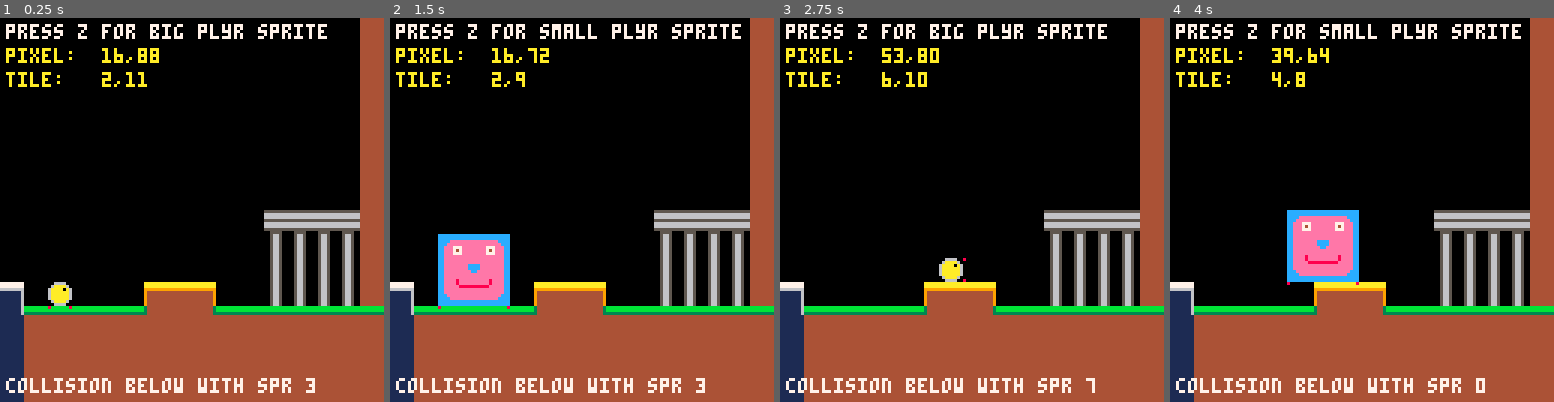
Above: before the commit, frames 1-4 (left to right).
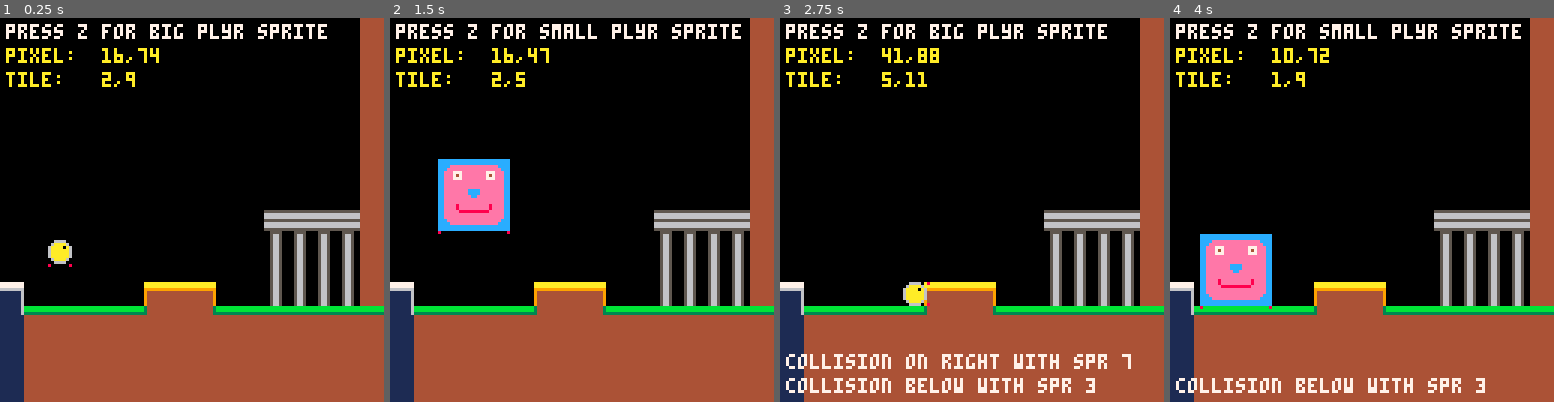
Above: after the commit, the same moments.

Repository: matthewdimatteo/helloworld
Game: PICO-8 cartridge sidescroller01_map_collision.p8
Same seed, same stepped clock (60 frames per second), same inputs: the game is played once before the commit and once after it.
Inputs:
- Up to frame 1 (0.25 s): no input
- Up to frame 2 (1.5 s): tap X (X key) at 0.33, 1.07 s; tap O (Z key) at 0.7 s
- Up to frame 3 (2.75 s): hold Right 1.6-2.1 s; tap O (Z key) at 1.7, 2.1, 2.5 s; tap X (X key) at 1.85 s; hold Up 2.15-2.42 s; hold Right from 2.47 s (still down)
- Up to frame 4 (4 s): tap O (Z key) at 2.9, 3.3, 3.7 s; tap X (X key) at 2.97 s; release Right at 3.03 s; hold Left 3.08-3.58 s; hold Down 3.63-3.97 s

The runs differ from the first frame. In frame 1, 2.1% of the frame differs, in the area x 1-83%, y 7-98%; in frame 2, 8.4%; in frame 3, 2.2%; in frame 4, 7.3%.

Commit message:
Add files via upload

Diff:
--- a/sidescroller01_map_collision.p8
+++ b/sidescroller01_map_collision.p8
@@ -5,19 +5,27 @@
 -- example 01: map collision
 -- by matthew dimatteo
 
+-- tab 0: game loop
+-- tab 1: plyr functions
+-- tab 2: map collision function
+-- tab 3: swap sprite function
+
 -- runs once at start
 function _init()
 
 	-- global variables and objects
 	solid=0 -- map tile flag
-	big=false -- 8x8px sprite if false; 24x24px sprite if true
-	make_player() -- object initialization
+
+	-- 8x8px sprite if false
+	-- 24x24px sprite if true
+	big=false
+	make_plyr()
 
 	-- physics forces
-	gravity=0.3
-	friction=0.85
-
-	-- test-hitbox coordinates
+	grav=0.3
+	fric=0.85
+
+	-- coordinates to draw hitbox
 	hx1=0
 	hy1=0
 	hx2=0
@@ -29,18 +37,21 @@
 
 -- runs 30x per second
 function _update()
-	swap_sprite()
-	move_player()
-	set_hitbox() -- set hitbox x,y coordinates
+	move_plyr() -- tab 1
+	set_hitbox() -- tab 2
+	swap_sprite() -- tab 3
 end -- end _update()
 
 -- runs 30x per second
 function _draw()
- 	cls() -- clear screen
+	cls() -- clear screen
 	map() -- draw the map
-	spr(player.sp,player.x,player.y,player.sw,player.sh,player.flip) -- draw player
-
-	-- instructions: z to swap player sprite
+
+	-- draw player
+	spr(plyr.n,plyr.x,plyr.y,
+	plyr.sw,plyr.sh,plyr.flip)
+
+	-- instructions: z to swap spr
 	if big==false then
 		print("press z for big plyr sprite",2,2,7)
 	elseif big==true then
@@ -48,10 +59,10 @@
 	end
 
 	-- print player pixel and tile position
-	print("pixel:  "..flr(player.x)..","..flr(player.y),2,10,10)
-	if player.tile_x
-	and player.tile_y then
-		print("tile:   "..player.tile_x..","..player.tile_y,2,18,10)
+	print("pixel:  "..flr(plyr.x)..","..flr(plyr.y),2,10,10)
+	if plyr.tile_x
+	and plyr.tile_y then
+		print("tile:   "..plyr.tile_x..","..plyr.tile_y,2,18,10)
 	end -- end if
 
 	-- draw collision hitboxes
@@ -59,155 +70,239 @@
 	rect(hx2,hy2,hx2,hy2,8)
 
 	-- print left collision info
-	if map_collision(player,"left",solid) then
+	if mcollide(plyr,"left",solid) then
 		print("collision on left with spr "..hsp2,2,112,7)
-	end -- end if map_collision
+	end -- end if mcollide
 
 	-- print right collision info
-	if map_collision(player,"right",solid) then
+	if mcollide(plyr,"right",solid) then
 		print("collision on right with spr "..hsp2,2,112,7)
-	end -- end if map_collision
+	end -- end if mcollide
 
 	-- print down collision info
-	if map_collision(player,"down",solid)
+	if mcollide(plyr,"down",solid)
  	and not btn(2)
  	then
 		print("collision below with spr "..hsp1,2,120,7)
 	end -- end if map collision
 
 	-- print up collision info
-	if map_collision(player,"up",solid)
-	and (player.dy < 0 or btn(2))
+	if mcollide(plyr,"up",solid)
+	and (plyr.dy < 0 or btn(2))
 	then
 		print("collision above with spr "..hsp1,2,120,7)
 	end -- end if map collision
 
 end -- end _draw()
 -->8
-
--- player
-function make_player()
-	player={} -- create new player table
-
+-- player functions
+
+-- make player
+function make_plyr()
+
+	-- create new player table
+	plyr={}
+
+	-- big sprite (24x24 pixels)
 	if big then
-		player.x=16 -- player x position in pixels
-		player.y=64 -- player y position in pixels
-		player.sp=64 -- player sprite number
-		player.w=24 -- width of sprite artwork in pixels
-		player.h=24 -- height of sprite artwork in pixels
-		player.sw=3 -- number of sprite tiles to draw horizontally
-		player.sh=3 -- number of sprite tiles to draw vertically
+
+		plyr.n=64 -- sprite number
+		plyr.w=24 -- width in pixels
+		plyr.h=24 -- height in pixels
+
+	-- small sprite (8x8 pixels)
 	else
-		player.x=16 -- player x position in pixels
-		player.y=88 -- player y position in pixels
-		player.sp=1 -- player sprite number
-		player.w=8 -- width of sprite artwork in pixels
-		player.h=8 -- height of sprite artwork in pixels
-		player.sw=1 -- number of sprite tiles to draw horizontally
-		player.sh=1 -- number of sprite tiles to draw vertically
+		plyr.n=1 -- sprite number
+		plyr.w=8 -- width in pixels
+		plyr.h=8 -- height in pixels
 	end -- end if big
 
-	player.flip=false
-	player.dx=0
-	player.dy=0
-	player.max_dx=2
-	player.max_dy=3
-	player.x_acc=0.5
-	player.y_acc=4
-	player.landed=false
-end -- end make_player()
+ 	-- pixel position
+	plyr.x=16
+	plyr.y=64
+
+	-- width/height for sprite
+	-- function requires a tile
+	-- value (8 pixels per tile)
+	plyr.sw=plyr.w/8
+	plyr.sh=plyr.h/8
+
+	-- whether to flip the sprite
+	-- horizontally
+	plyr.flip=false
+
+	-- change in x,y
+	plyr.dx=0
+	plyr.dy=0
+
+	-- speed in x,y directions
+	plyr.xspd=0.5
+	plyr.yspd=4
+
+	-- whether the player has
+	-- landed (this will be set
+	-- to true when there is
+	-- collision with a map tile
+	-- below the player)
+	plyr.landed=false
+
+end -- end make_plyr()
 
 -- move player
-function move_player()
- 	player.dy+=gravity  -- increase y speed by gravity
-	player.dx*=friction -- if friction <1, multiplication reduces change in x
-
-	-- hold left
-	if btn(0) then
-		player.dx-=player.x_acc
-		player.flip=true
-	end -- end if btn(0)
-
-	-- hold right
-	if btn(1) then
-		player.dx+=player.x_acc
-		player.flip=false
-	end -- end if btn(1)
+function move_plyr()
+
+	-- dx and dy are used to
+	-- calculate how much the
+	-- player will move each frame
+
+	-- multiplying dx by a friction
+	-- value less than 1 slows it
+	plyr.dx*=fric
+
+	-- inc change in y by gravity
+	-- to make player fall
+	plyr.dy+=grav
+
+	-- the player's x and y values
+	-- must be incremented by dx
+	-- and dy, respectively, at
+	-- the end of this function
+	-- in order to move
+
+	-- hold left arrow
+	if btn(⬅️) then
+
+		-- substract from change in x
+		-- to move left
+		plyr.dx-=plyr.xspd
+
+		-- flip player sprite since
+		-- it faces right by default
+		plyr.flip=true
+
+	end -- end if btn(⬅️)
+
+	-- hold right arrow
+	if btn(➡️) then
+
+		-- add to change in x to
+		-- move right
+		plyr.dx+=plyr.xspd
+
+		-- unflip the sprite in case
+		-- the player had been
+		-- moving left
+		plyr.flip=false
+
+	end -- end if btn(➡️)
 
 	-- press up or x to jump
-	--  requiring player.landed means player must be on ground to jump, not in air
-	if (btnp(2) or btnp(5)) and player.landed then
-		player.dy-=player.y_acc
-		player.landed=false
-	end -- end if btn(2/5)
-
-	-- determine tile coordinates for player position (tiles are 8x8 pixels)
-	player.tile_x=flr(player.x/8)
-	player.tile_y=flr(player.y/8)
+	-- (btnp does not require key
+	-- to be held down)
+	if (btnp(⬆️) or btnp(❎))
+
+	--	w/o the second condition,
+	-- the player would be able
+	-- to jump indefinitely
+ 	and plyr.landed then
+
+		-- subtract from change in y
+		-- to move up on the screen
+		plyr.dy-=plyr.yspd
+
+		-- set boolean to false to
+		-- prevent double jump
+		plyr.landed=false
+
+	end -- end if btnp(⬆️/❎)
+
+	-- determine tile coordinates
+	-- for player position
+	-- (tiles are 8x8 pixels)
+	plyr.tile_x=flr(plyr.x/8)
+	plyr.tile_y=flr(plyr.y/8)
 
 	-- collide with wall on left
-	if map_collision(player,"left",solid)
-	and not btn(1)
+	if mcollide(plyr,"left",solid)
+
+	-- allows movement to right
+	and not btn(➡️)
+
 	then
-		player.dx=0
-	end -- end if map_collision
+		plyr.dx=0 -- stop moving l/r
+	end -- end if mcollide
 
  	-- collide with wall on right
-	if map_collision(player,"right",solid)
-	and not btn(0)
+	if mcollide(plyr,"right",solid)
+
+	-- allows movement to left
+	and not btn(⬅️)
+
 	then
-		player.dx=0
-	end -- end if map_collision
-
-	-- handle falling (if dy is positive, the player is moving lower)
-	if player.dy>0 then
-  		player.landed=false
+		plyr.dx=0 -- stop moving l/r
+	end -- end if mcollide
+
+	-- if dy is positive, the
+	-- player is moving down
+	-- (falling), so they have
+	-- not landed yet
+	if plyr.dy>0 then
+		plyr.landed=false
 	end -- end if dy>0
 
 	-- stop falling when touching
 	-- a solid tile below player
-	if map_collision(player,"down",solid)
-	and player.dy > 0
+	if mcollide(plyr,"down",solid)
+	and plyr.dy > 0
 	then
-		player.landed=true
-		player.dy=0 -- stop falling
-
-		-- because of dy momentum, the player can fall a few px into the floor
-		-- this calculates how many px and re-adjusts y
-		-- credit to nerdyteachers.com for this line of code
-		player.y-=((player.y+player.h+1)%8)-1
-
-	end -- end if map_collision down
-
-	-- stop moving up when collision with solid tile above player
-	if map_collision(player,"up",solid)
-	and player.dy < 0
+		plyr.landed=true
+		plyr.dy=0 -- stop falling
+
+		-- because of vertical speed,
+		-- the player can fall a few
+		-- px into the floor. this
+		-- calculates how many px and
+		-- re-adjusts y (credit to
+		-- nerdyteachers.com for this
+		-- formula)
+		plyr.y-=
+		((plyr.y+plyr.h+1)%8)-1
+
+	end -- end if mcollide down
+
+	-- stop moving up when there's
+	-- collision with solid tile
+	-- above the player
+	if mcollide(plyr,"up",solid)
+	and plyr.dy < 0
 	then
-		player.landed=false
-		player.dy=0 -- stop jumping
- 	end -- end if map_collision up
-
-	-- update x and y positions by the change calculated
-	player.x+=player.dx
-	player.y+=player.dy
-
- 	-- constrain player to edges of screen
-	if player.x<0 then
-		player.x=0
+		plyr.landed=false
+		plyr.dy=0 -- stop jumping
+	end -- end if mcollide up
+
+	-- update x and y positions by
+	-- the change calculated
+	plyr.x+=plyr.dx
+	plyr.y+=plyr.dy
+
+	-- keep player on screen
+	if plyr.x<0 then
+		plyr.x=0
 	end -- end if x<0
-
-	if player.x>120 then
-	 	player.x = 120
-	end -- end if x>120
 
 end -- end move_player()
 -->8
-
--- map collision
-function map_collision(obj,dir,flag)
-
-	-- this function checks two points on the tile adjacent to the player: hx1,hy1 and hx2,hy2
-	-- we can then use these coordinates to look up the adjacent tile's sprite number and whether it has a flag
+-- map collision function
+function mcollide(obj,dir,flag)
+
+	-- this function checks two
+	-- points on the tile adjacent
+	-- to the  player: hx1,hy1 and
+	-- hx2,hy2	-- we can then use
+	-- these coordinates to look up
+	-- the adjacent tile's sprite
+	-- number and whether it has
+	-- a flag turned on
 
 	-- position of tile to left
 	if dir=="left" then
@@ -242,11 +337,15 @@
 		hy2=hy1
 	end -- end if/elseif
 
-	-- get sprite number of adjacent tile (divide by 8 to convert from pixel coordinate to tile coordinate)
+	-- get sprite number of
+	-- adjacent tile (divide by 8
+	-- to convert from pixel
+	-- coordinate to tile coordinate)
 	hsp1=mget(flr(hx1/8),flr(hy1/8))
 	hsp2=mget(flr(hx2/8),flr(hy2/8))
 
-	-- check flag on sprite for adjacent tile
+	-- check flag on sprite for
+	-- adjacent tile
 	local has_flag1=fget(hsp1,flag)
 	local has_flag2=fget(hsp2,flag)
 
@@ -256,86 +355,107 @@
 		return false
 	end -- end if/else
 
-end -- end map_collision()
--- use this function inside move_player()
--- for example: if map_collision(player,"down",0) checks for flag 0 below player
-
--- this function draws two dots on the tile adjacent to the player, depending on which direction they are moving
+end -- end mcollide()
+
+-- use this function in
+-- move_plyr() -- for example:
+-- if mcollide(plyr,"down",0)
+-- checks for flag 0 below the
+-- player
+
+-- this function draws two dots
+-- on the tile adjacent to the
+-- player, depending on which
+-- direction they are moving
 function set_hitbox()
 
 	-- position of tile to left
-	if btn(0) then
-		hx1=player.x-1
-		hy1=player.y
+	if btn(⬅️) then
+		hx1=plyr.x-1
+		hy1=plyr.y
 
 		hx2=hx1
-		hy2=player.y+player.h-1
+		hy2=plyr.y+plyr.h-1
 
 	-- position of tile to right
-	elseif btn(1) then
-		hx1=player.x+player.w
-		hy1=player.y
+	elseif btn(➡️) then
+		hx1=plyr.x+plyr.w
+		hy1=plyr.y
 
 		hx2=hx1
-		hy2=player.y+player.h-1
+		hy2=plyr.y+plyr.h-1
 
 	-- position of tile above
-	elseif btn(2) or btn(5) then
-		hx1=player.x
-		hy1=player.y-1
-
-		hx2=player.x+player.w-1
+	elseif btn(⬆️) or btn(❎) then
+		hx1=plyr.x
+		hy1=plyr.y-1
+
+		hx2=plyr.x+plyr.w-1
 		hy2=hy1
 
 	-- position of tile below
 	else
-		hx1=player.x
-		hy1=player.y+player.h
-
-		hx2=player.x+player.w-1
+		hx1=plyr.x
+		hy1=plyr.y+plyr.h
+
+		hx2=plyr.x+plyr.w-1
 		hy2=hy1
 	end -- end if/elseif
 
-	-- get sprite number of adjacent tile (divide by 8 to convert from pixel coordinate to tile coordinate)
+	-- get sprite number of
+	-- adjacent tile (divide by 8
+	-- to convert from pixel
+	-- coordinate to tile coordinate)
 	hsp1=mget(flr(hx1/8),flr(hy1/8))
 	hsp2=mget(flr(hx2/8),flr(hy2/8))
 
 end -- end set_hitbox()
 -->8
-
--- press z to swap sprite
+-- swap sprite function
 function swap_sprite()
-	if btnp(4) then
-
-	 -- store player location
-	temp_x=player.x
-	temp_y=player.y
+
+	-- map and sprite widths
+	map_end = 120
+	sm_spr = 8
+	lg_spr = 24
+
+	-- size difference
+	diff = lg_spr-sm_spr
+
+	-- press z/c to swap sprite
+	if btnp(🅾️) then
+
+		-- store player location
+		temp_x=plyr.x
+		temp_y=plyr.y
 
 		-- big to small
-	 if big==true then
-		big = false
-	  	temp_y+=16 -- adjust y pos
-
-	 -- small to big
-	 elseif big==false then
-	  	big=true
-	  	temp_y-=16 -- adjust y pos
-
-	  	-- right edge correction
-	  	if player.x>=96 then
-	   		temp_x-=(24+player.x-120)
-	  	end -- end if x>96
-
-	 end -- end if big t/f
-
-	 -- re-make player to apply
-	 make_player()
-
-	 -- adjust player position
-	 player.x=temp_x
-	 player.y=temp_y
-
-	end -- end if btnp(4)
+		if big==true then
+			big = false
+			temp_y+=diff -- adjust y pos
+
+		-- small to big
+		elseif big==false then
+			big=true
+			temp_y-=diff -- adjust y pos
+
+			-- right edge correction
+			if plyr.x>=map_end-lg_spr
+			then
+				temp_x-=lg_spr+plyr.x-map_end
+			end -- end if x>map_end-lg_spr
+
+		end -- end if big t/f
+
+		-- re-make player to apply
+		make_plyr()
+
+		-- adjust player position
+		plyr.x=temp_x
+		plyr.y=temp_y
+
+	end -- end if btnp(🅾️)
+
 end -- end swap_sprite()
 __gfx__
 0000000000666600bbbbbbbbbbbbbbbbbbbbbbbb0000000000000000aaaaaaaaaaaaaaaaaaaaaaaa000000000000000077777777777777777777777700000000
